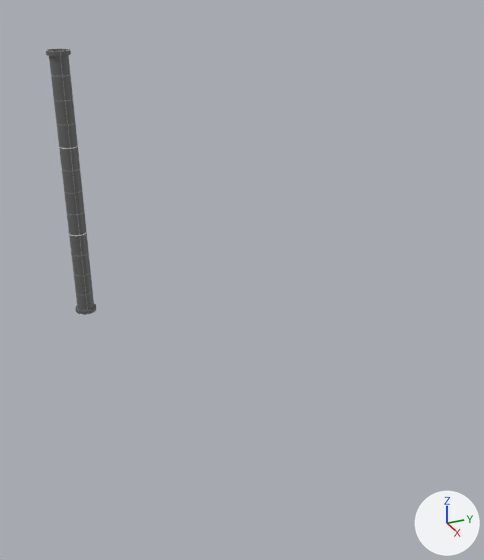
The Blender file Blends/prop-pipe.blend, before and after one commit.
Rendered twice from a 50 mm camera at (7.39, -1.26, 2.21) aimed at (2.87, 0.78, -0.05). The lights are fixed; the arrows at lower right show +X, +Y and +Z.

In view in the first picture: 'prop-pipe-3m'.
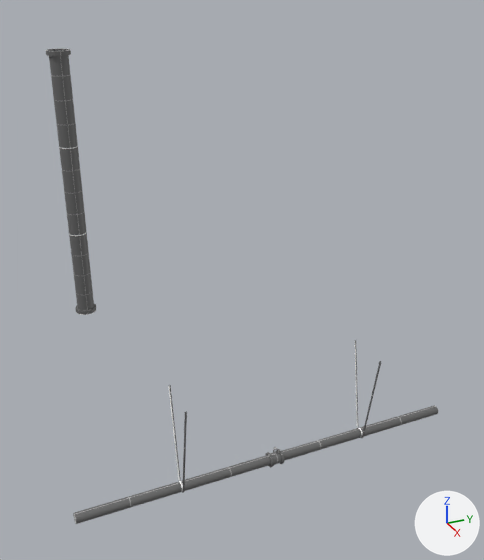
Commit message: adding pipe sprinklers

Changed parts and their boxes (x1, y1, x2, y2) in the pictures (484 x 560 px):
'prop-pipe-sprinklers-2m', added
    after: (73, 340, 438, 524)

What changed in the scene script:
```text
Add me_prop_pipe_sprinklers_2m:
    me_prop_pipe_sprinklers_2m.from_pydata(...)  # 170 vertices, 132 faces; spans x -0.12..0.12, y -1.0..1.0, z -0.04..0.5
    me_prop_pipe_sprinklers_2m.polygons.foreach_set('use_smooth', [True] * 132)
    me_prop_pipe_sprinklers_2m.materials.append(mat_metal)  # picture img_pt_default_png
Add ob_prop_pipe_sprinklers_2m:
    ob_prop_pipe_sprinklers_2m = bpy.data.objects.new('prop-pipe-sprinklers-2m', me_prop_pipe_sprinklers_2m)
    ob_prop_pipe_sprinklers_2m.location = (5.0, 0.0, 0.0)
    _m = ob_prop_pipe_sprinklers_2m.modifiers.new('EdgeSplit', 'EDGE_SPLIT')
    _m.use_edge_angle = False
```
